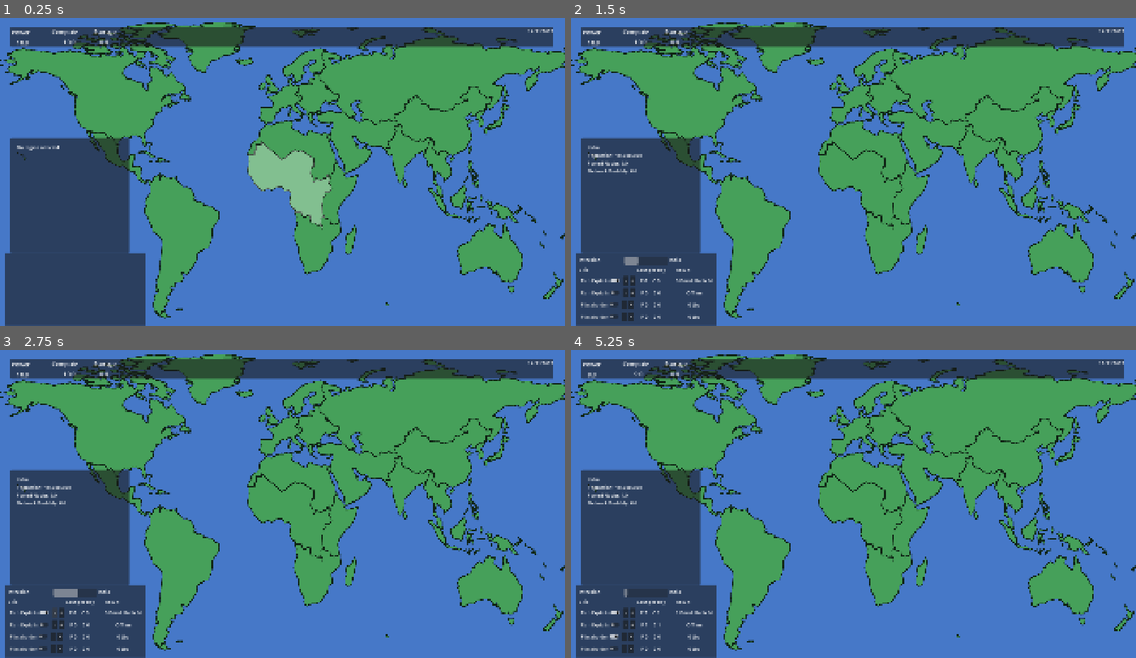
Above: before the commit, frames 1-4 (two rows, left to right).
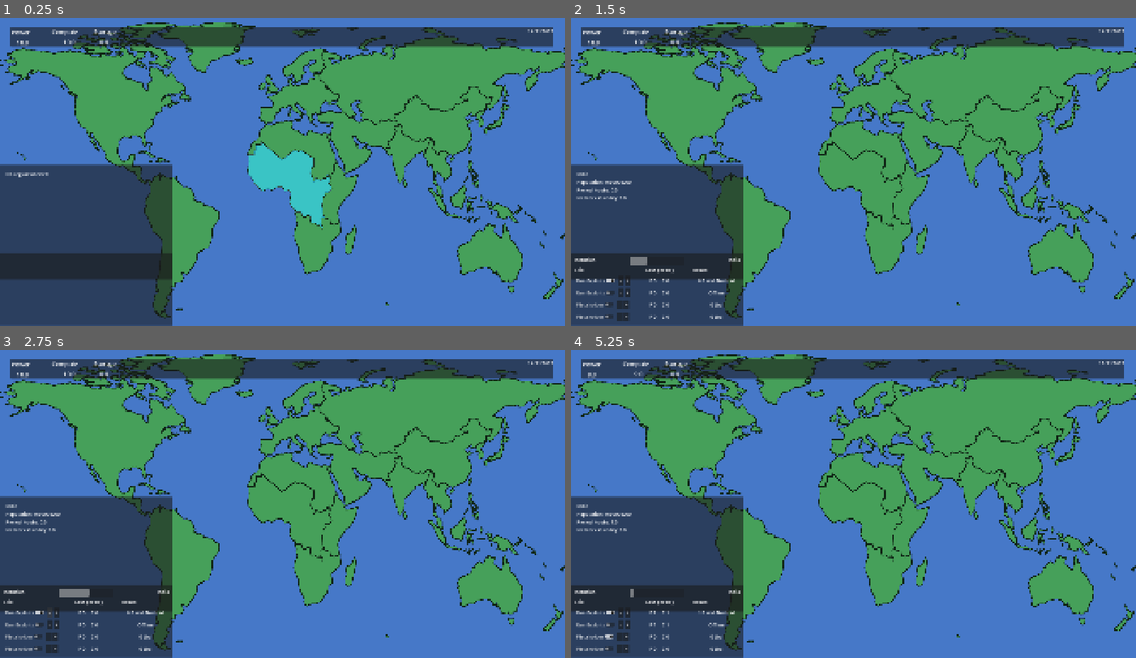
Above: after the commit, the same moments.

Repository: ChrisKnowles1987/Clippy
Game: Godot game, scene res://scenes/main.tscn
Two runs of this game, one before a commit and one after it. Both use one fixed random seed, a clock stepped at 60 frames per second and the inputs below.
Inputs (mouse positions are in pixels of both pictures, inside the frame that each line leads up to):
- Up to frame 1 (0.25 s): no input
- Up to frame 2 (1.5 s): tap Enter at 0.5 s; move the mouse to (977, 150) at 0.52 s; click (977, 150) at 0.67 s; click "Run Exploits" at 1.25 s
- Up to frame 3 (2.75 s): click "-" at 2 s
- Up to frame 4 (5.25 s): click "+" at 2.75 s; click "-" at 3.5 s; click "+" at 4.25 s; click "Placeholder" at 5 s

The runs differ from the first frame. In frame 1, 10% of the frame differs, in the area x 0-59%, y 20-100%; in frame 2, 9.0%; in frame 3, 8.9%; in frame 4, 9.0%.

Commit message:
update map to remove complexity and simplify highlighting

Diff:
--- a/data/regions/eastern_europe.tres
+++ /dev/null
@@ -1,9 +0,0 @@
-[gd_resource type="Resource" script_class="RegionData" load_steps=2 format=3 uid="uid://dv2gsfaovfuxe"]
-
-[ext_resource type="Script" uid="uid://c8sglxg2g7rtg" path="res://scripts/region_data.gd" id="1"]
-
-[resource]
-script = ExtResource("1")
-id = "eastern_europe"
-display_name = "Eastern Europe"
-population = 180000000
--- /dev/null
+++ b/data/regions/europe.tres
@@ -0,0 +1,9 @@
+[gd_resource type="Resource" script_class="RegionData" format=3 uid="uid://b0t7d2ddewc3h"]
+
+[ext_resource type="Script" uid="uid://c8sglxg2g7rtg" path="res://scripts/region_data.gd" id="1_po4lw"]
+
+[resource]
+script = ExtResource("1_po4lw")
+id = "europe"
+display_name = "Europe"
+population = 430000000
--- a/data/regions/japan_korea.tres
+++ b/data/regions/japan_korea.tres
@@ -1,9 +1,9 @@
-[gd_resource type="Resource" script_class="RegionData" load_steps=2 format=3 uid="uid://dkmrwolkoar86"]
+[gd_resource type="Resource" script_class="RegionData" format=3 uid="uid://dkmrwolkoar86"]
 
 [ext_resource type="Script" uid="uid://c8sglxg2g7rtg" path="res://scripts/region_data.gd" id="1"]
 
 [resource]
 script = ExtResource("1")
 id = "japan_korea"
-display_name = "Japan & Korea"
+display_name = "Japan Korea & Taiwan"
 population = 200000000
--- a/data/regions/western_europe.tres
+++ /dev/null
@@ -1,10 +0,0 @@
-[gd_resource type="Resource" script_class="RegionData" load_steps=2 format=3]
-
-[ext_resource type="Script" path="res://scripts/region_data.gd" id="1"]
-
-[resource]
-script = ExtResource("1")
-id = "western_europe"
-display_name = "Western Europe"
-population = 430000000
-pwned_noobs = 0.0
--- a/scenes/main.tscn
+++ b/scenes/main.tscn
@@ -53,9 +53,13 @@
 
 [node name="RegionPanel" type="Panel" parent="CanvasLayer" unique_id=1474460253]
 custom_minimum_size = Vector2(300, 300)
-offset_left = 36.0
+anchors_preset = -1
+anchor_left = -0.010416667
+anchor_top = 0.08425926
+anchor_right = 0.084375
+offset_left = 20.0
 offset_top = 440.0
-offset_right = 440.0
+offset_right = 424.0
 offset_bottom = 831.0
 mouse_filter = 2
 script = ExtResource("4_jyhfs")
@@ -177,8 +181,7 @@
 [node name="Control" type="PanelContainer" parent="CanvasLayer/BottomSkillPannel" unique_id=1955760714]
 custom_minimum_size = Vector2(480, 247)
 layout_mode = 0
-offset_left = 16.0
-offset_right = 496.0
+offset_right = 586.0
 offset_bottom = 247.0
 
 [node name="MarginContainer" type="MarginContainer" parent="CanvasLayer/BottomSkillPannel/Control" unique_id=521807362]
@@ -214,6 +217,7 @@
 size_flags_horizontal = 3
 size_flags_vertical = 1
 text = "Region selected"
+horizontal_alignment = 2
 
 [node name="SkillTableContainer" type="VBoxContainer" parent="CanvasLayer/BottomSkillPannel/Control/MarginContainer/IntrusionSkillPannelContainer" unique_id=1995224207]
 layout_mode = 2
--- a/scripts/map_controller.gd
+++ b/scripts/map_controller.gd
@@ -4,14 +4,10 @@
 @onready var highlight_map = $HighlightMap
 @onready var region_panel = $"../CanvasLayer/RegionPanel"
 
-
-
 var region_ids = {
 	"North America": "north_america",
-	"Central America & Caribbean": "central_america_caribbean",
 	"South America": "south_america",
-	"Western Europe": "western_europe",
-	"Eastern Europe": "eastern_europe",
+	"Europe": "europe",
 	"Russia & Central Asia": "russia_central_asia",
 	"Middle East": "middle_east",
 	"North Africa": "north_africa",
@@ -28,15 +24,13 @@
 signal region_selected(region_id: String, mouse_position: Vector2)
 
 var region_image: Image
-var hovered_region = ""
-var selected_region = ""
+var hovered_region := ""
+var selected_region := ""
 
 var region_lookup = {
 	Color8(230, 25, 75): "North America",
-	Color8(245, 130, 48): "Central America & Caribbean",
 	Color8(255, 225, 25): "South America",
-	Color8(60, 180, 75): "Western Europe",
-	Color8(70, 240, 240): "Eastern Europe",
+	Color8(60, 180, 75): "Europe",
 	Color8(0, 130, 200): "Russia & Central Asia",
 	Color8(145, 30, 180): "Middle East",
 	Color8(240, 50, 230): "North Africa",
@@ -50,42 +44,32 @@
 	Color8(170, 255, 195): "Oceania",
 }
 
-var highlight_textures = {
-	"North America": preload("res://assets/maps/highlights/north_america_highlight.png"),
-	"Central America & Caribbean": preload("res://assets/maps/highlights/central_america_caribbean_highlight.png"),
-	"South America": preload("res://assets/maps/highlights/south_america_highlight.png"),
-	"Western Europe": preload("res://assets/maps/highlights/western_europe_highlight.png"),
-	"Eastern Europe": preload("res://assets/maps/highlights/eastern_europe_highlight.png"),
-	"Russia & Central Asia": preload("res://assets/maps/highlights/russia_central_asia_highlight.png"),
-	"Middle East": preload("res://assets/maps/highlights/middle_east_highlight.png"),
-	"North Africa": preload("res://assets/maps/highlights/north_africa_highlight.png"),
-	"West Africa": preload("res://assets/maps/highlights/west_africa_highlight.png"),
-	"East Africa": preload("res://assets/maps/highlights/east_africa_highlight.png"),
-	"Southern Africa": preload("res://assets/maps/highlights/southern_africa_highlight.png"),
-	"India": preload("res://assets/maps/highlights/india_highlight.png"),
-	"China": preload("res://assets/maps/highlights/china_highlight.png"),
-	"Japan & Korea": preload("res://assets/maps/highlights/japan_korea_highlight.png"),
-	"Southeast Asia": preload("res://assets/maps/highlights/southeast_asia_highlight.png"),
-	"Oceania": preload("res://assets/maps/highlights/oceania_highlight.png"),
-}
+var highlight_textures := {}
+var highlight_color := Color(0.2, 0.85, 1.0, 0.65)
 
-func _ready():
-	print('map controller ready')
+func _ready() -> void:
+	print("map controller ready")
 	set_process_input(true)
+
 	region_image = region_map.texture.get_image()
+
 	highlight_map.visible = false
-	highlight_map.modulate = Color(1, 1, 1, 0.6)
+	highlight_map.texture = null
+	highlight_map.modulate = Color.WHITE
 
-func _process(_delta):
-	var region = get_region_under_mouse()
+	build_highlight_textures()
+
+
+func _process(_delta: float) -> void:
+	var region := get_region_under_mouse()
 
 	if region != hovered_region:
 		hovered_region = region
 		update_highlight(hovered_region)
 
-func _input(event):
+
+func _input(event: InputEvent) -> void:
 	if event is InputEventMouseButton and event.pressed and event.button_index == MOUSE_BUTTON_LEFT:
-
 		selected_region = get_region_under_mouse()
 
 		if region_ids.has(selected_region):
@@ -95,18 +79,17 @@
 			region_selected.emit("", get_viewport().get_mouse_position())
 
 
-
 func get_region_under_mouse() -> String:
 	var local_pos = region_map.to_local(get_global_mouse_position())
 	var texture_size = region_map.texture.get_size()
 
-	var x = int(local_pos.x + texture_size.x / 2.0)
-	var y = int(local_pos.y + texture_size.y / 2.0)
+	var x := int(local_pos.x + texture_size.x / 2.0)
+	var y := int(local_pos.y + texture_size.y / 2.0)
 
 	if x < 0 or y < 0 or x >= region_image.get_width() or y >= region_image.get_height():
 		return ""
 
-	var clicked_color = region_image.get_pixel(x, y)
+	var clicked_color := region_image.get_pixel(x, y)
 
 	if clicked_color == Color.BLACK:
 		return ""
@@ -117,7 +100,31 @@
 
 	return ""
 
-func update_highlight(region_name: String):
+
+func build_highlight_textures() -> void:
+	for region_color in region_lookup:
+		var region_name: String = region_lookup[region_color]
+
+		var highlight_image := Image.create(
+			region_image.get_width(),
+			region_image.get_height(),
+			false,
+			Image.FORMAT_RGBA8
+		)
+
+		for y in region_image.get_height():
+			for x in region_image.get_width():
+				var pixel_color := region_image.get_pixel(x, y)
+
+				if pixel_color.is_equal_approx(region_color):
+					highlight_image.set_pixel(x, y, highlight_color)
+				else:
+					highlight_image.set_pixel(x, y, Color.TRANSPARENT)
+
+		highlight_textures[region_name] = ImageTexture.create_from_image(highlight_image)
+
+
+func update_highlight(region_name: String) -> void:
 	if region_name == "":
 		highlight_map.visible = false
 		highlight_map.texture = null
Binary file removed: assets/maps/clippy_world_clean_map.png
Not shown, removed: assets/maps/clippy_world_clean_map.png.import
Binary file changed: assets/maps/clippy_world_region_borders_only.png
Binary file changed: assets/maps/clippy_world_region_id_map.png
Binary file removed: assets/maps/clippy_world_region_reference_map.png
Not shown, removed: assets/maps/clippy_world_region_reference_map.png.import
Binary file removed: assets/maps/highlights/central_america_caribbean_highlight.png
Not shown, removed: assets/maps/highlights/central_america_caribbean_highlight.png.import
Binary file removed: assets/maps/highlights/china_highlight.png
Not shown, removed: assets/maps/highlights/china_highlight.png.import
Binary file removed: assets/maps/highlights/east_africa_highlight.png
Not shown, removed: assets/maps/highlights/east_africa_highlight.png.import
(and 27 more such lines)
